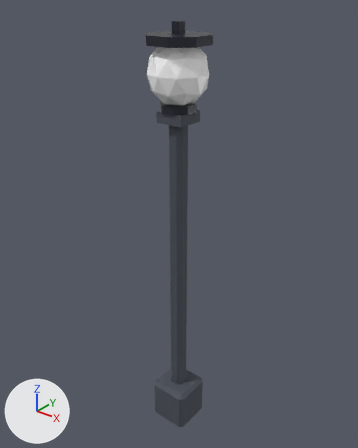
One commit to the glTF model world/models/props/street-lamp.glb: the scene before it, then after it.
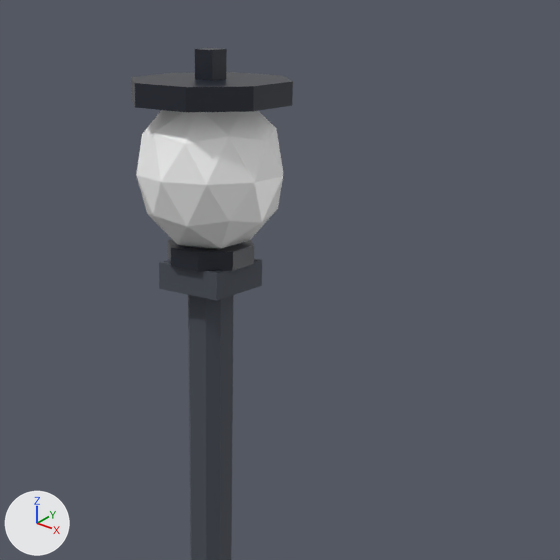
There are two pictures of each version: one whole from a camera (50 mm lens) standing at (2.79, -3.48, 4.68) and looking at (-0.08, 0.1, 2.46), one close up on the part from 25% to 91% of the width and 0% to 53% of the height. The lights are fixed; the arrows at lower left show +X, +Y and +Z. The older version's two pictures come first. Vertices at exactly the same position are counted once.

The first close-up shows 'street_lamp'.
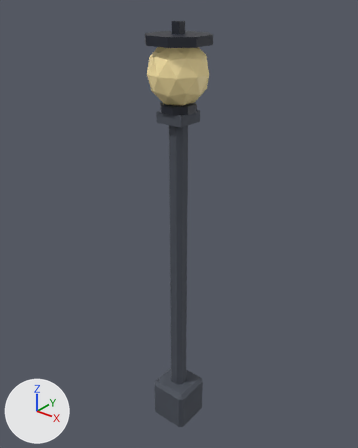
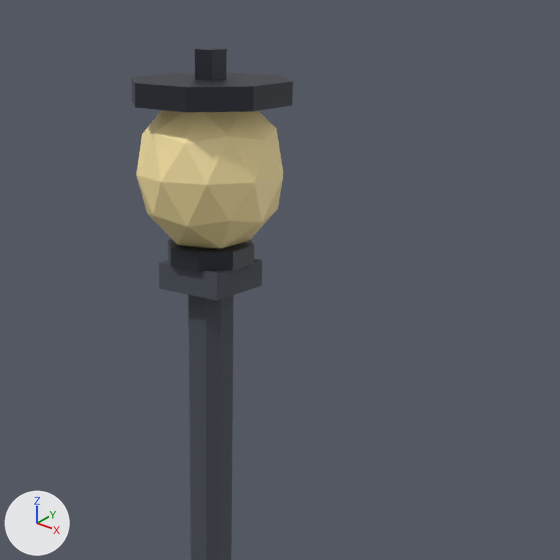
What the commit changed:
Material 'pal_glow' (mat_pal_glow) is new.
Its base color is (1.0, 0.815, 0.392) (beige #ffe9a8).
me_street_lamp has 130 vertices, 232 faces and spans x -0.28..0.28, y -0.28..0.28, z 0.0..4.4.
me_street_lamp is used by ob_street_lamp; location (0.0, 0.0, 0.0).
me_street_lamp part 1: all 80 faces that had it switch from mat_pal_white (white #ffffff) to mat_pal_glow (beige #ffe9a8).

Changed parts and their boxes (x1, y1, x2, y2) in the close-ups (560 x 560 px):
part 1 of me_street_lamp, recoloured (white to beige)
    both: (136, 110, 283, 249)
